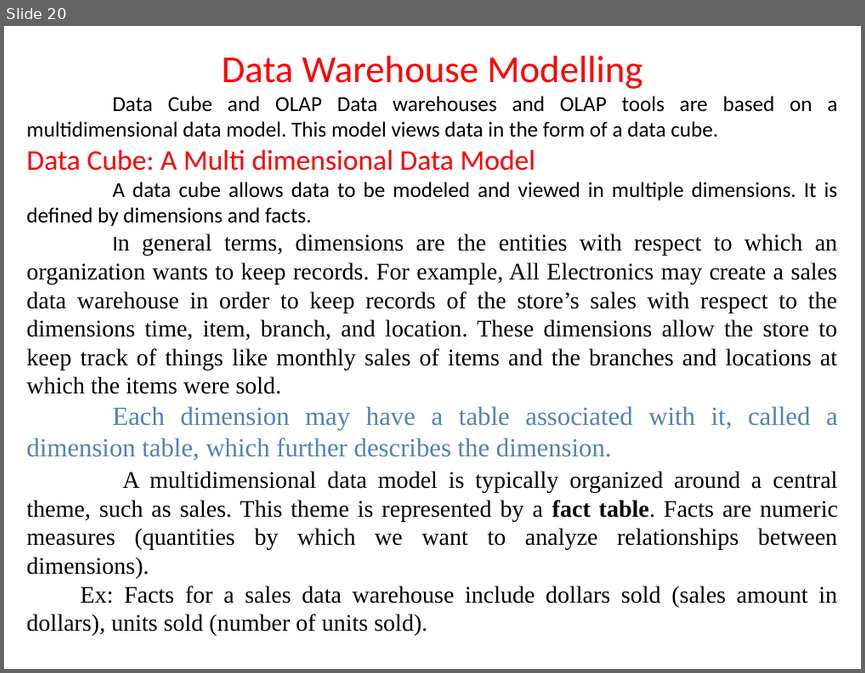
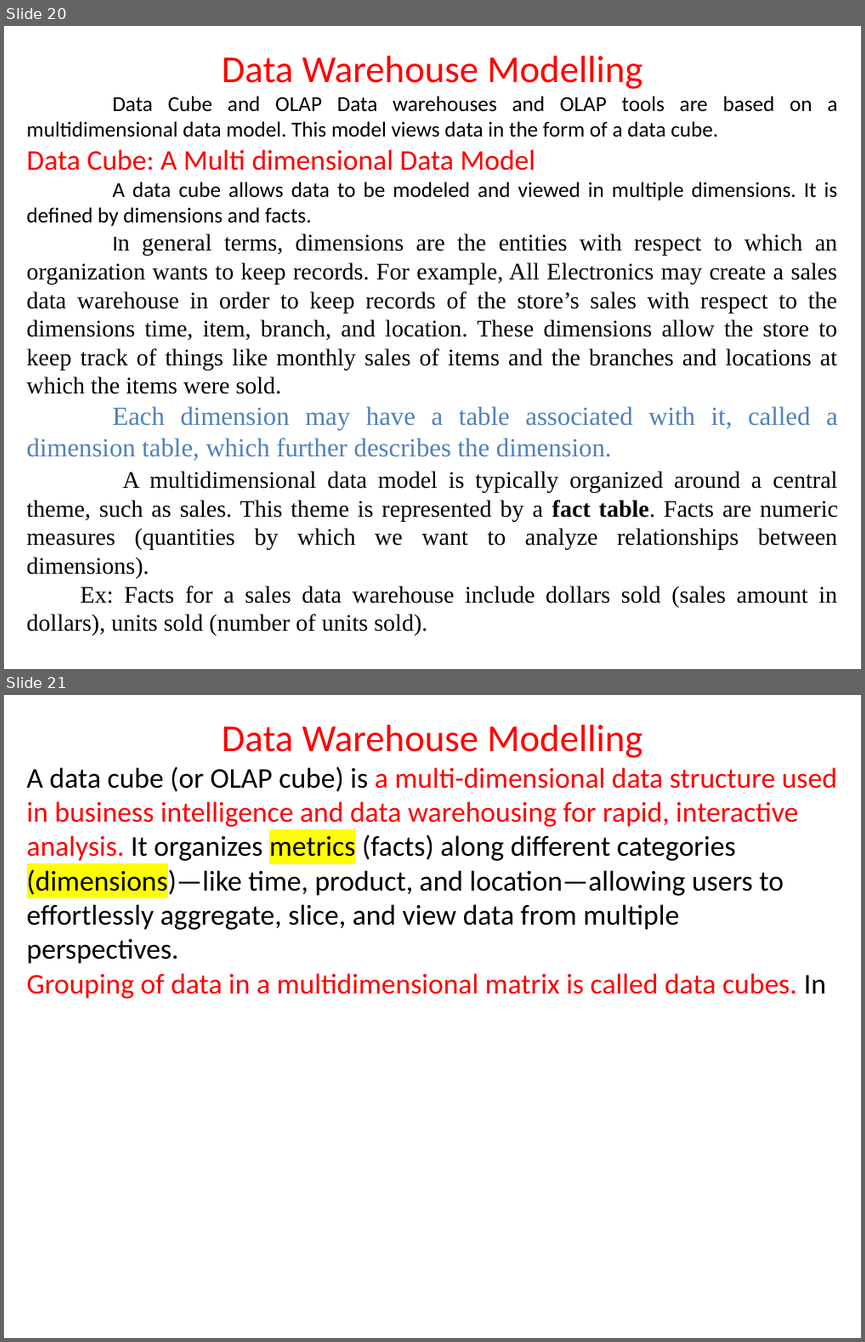
Before and after one commit to devipriyak/24Batch-DMDW, a slide deck: Unit-1(A)(1).pptx. Shown one above the other, each under a label of ours: slide 20 before the commit, slides 20 and 21 after it. The pictures are 865x673 and 865x1342 pixels, drawn with LibreOffice and Linux fonts; fonts in the diff are those of the drawing. Boxes give left, top, right and bottom in pixels: in the first picture for what was removed or moved away, otherwise in the second. Text is boxed around its words. In the diff, an @@ line names an element or a change of style, - is before the commit and + after.

```diff
--- a/Unit-1(A)(1).pptx
+++ b/Unit-1(A)(1).pptx
@@ slide 21 added at <box>4,695,861,1338</box>, background #FFFFFF @@
@@ text added at <box>27,725,837,998</box>, 24 pt, text #000000 @@
+Data Warehouse Modelling
+A data cube (or OLAP cube) is a multi-dimensional data structure used in business intelligence and data warehousing for rapid, interactive analysis. It organizes metrics (facts) along different categories (dimensions)—like time, product, and location—allowing users to effortlessly aggregate, slice, and view data from multiple perspectives.
+Grouping of data in a multidimensional matrix is called data cubes. In
```
Also in this commit, not shown: 1 slide changed, 2 other slides added.
